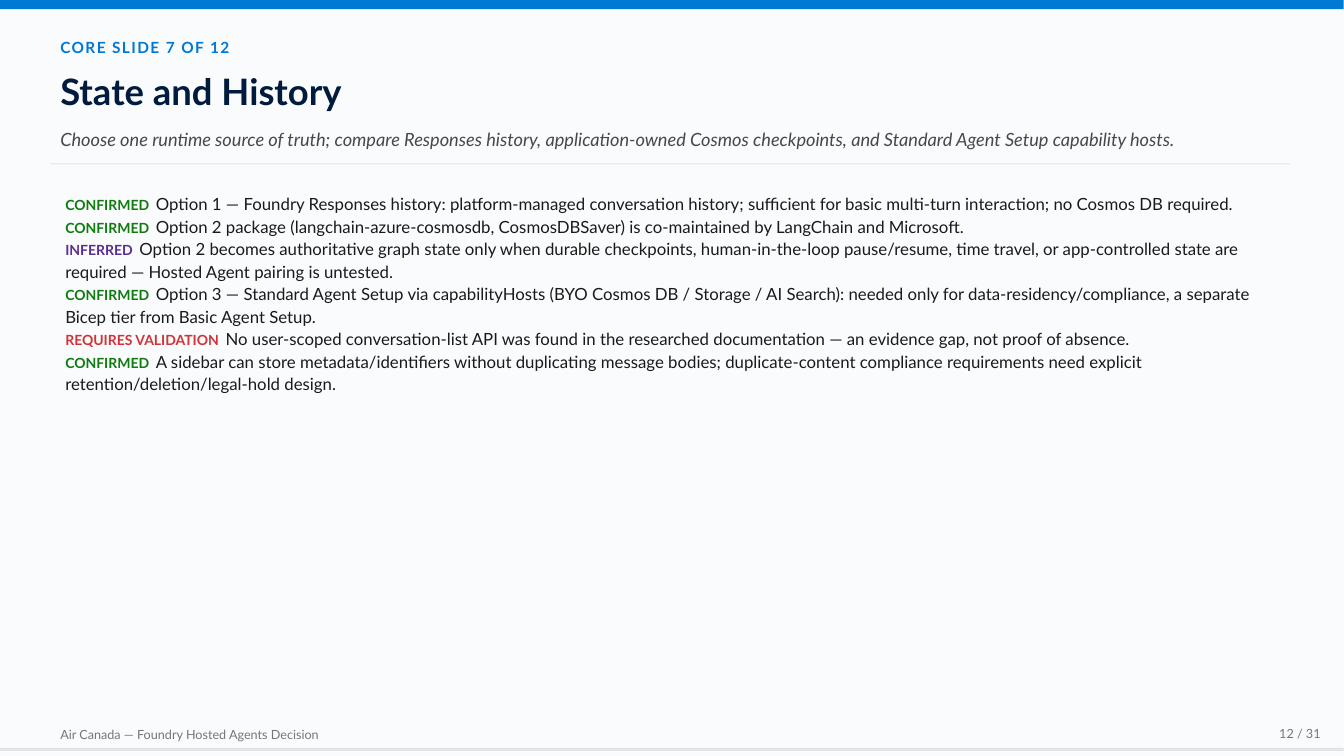
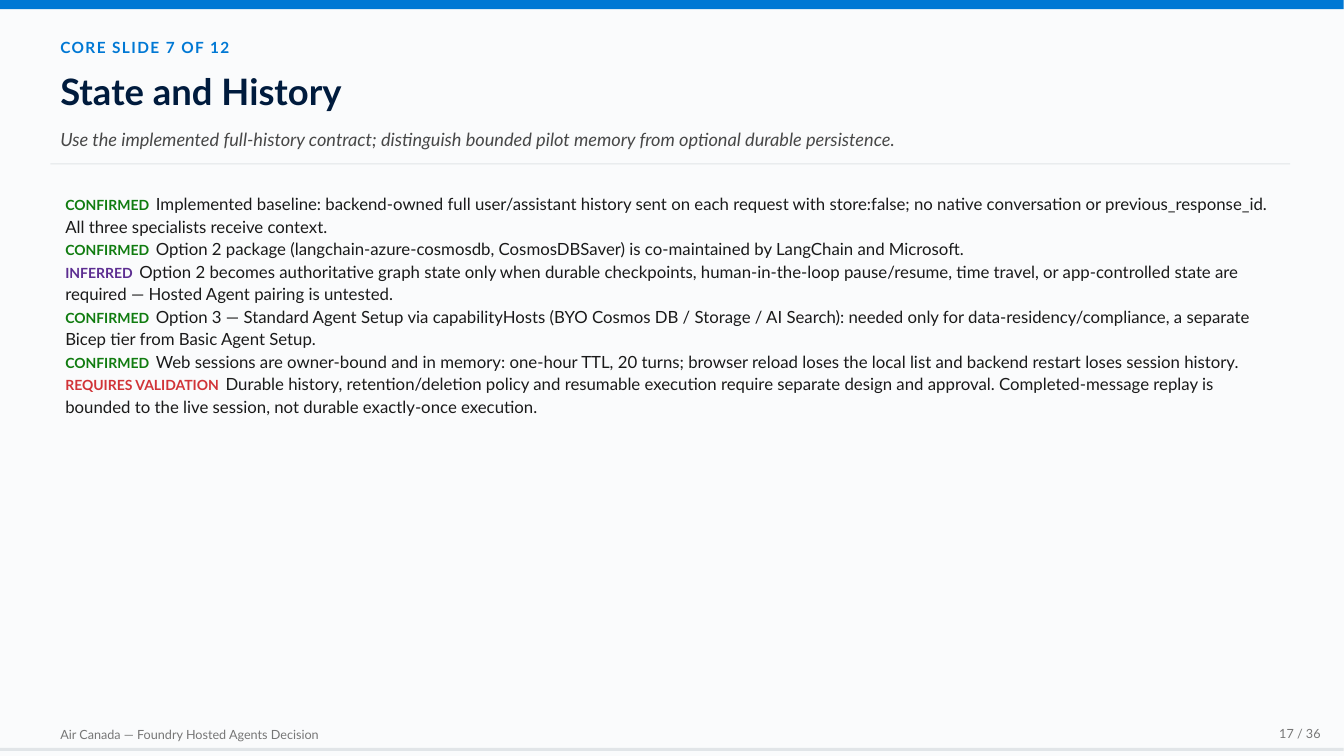
Before and after one commit to devopsabcs-engineering/foundry-hosted-agents, a slide deck: slide 17 of deliverables/air-canada-foundry-hosted-agents-decision.pptx (slide 12 before the commit). Drawn at 1344x756 pixels with LibreOffice and Linux fonts; fonts in the diff are those of the drawing. Boxes give left, top, right and bottom in pixels: in the first picture for what was removed or moved away, otherwise in the second. Text is boxed around its words. In the diff, an @@ line names an element or a change of style, - is before the commit and + after.

```diff
--- a/deliverables/air-canada-foundry-hosted-agents-decision.pptx
+++ b/deliverables/air-canada-foundry-hosted-agents-decision.pptx
@@ text at (x1=60, y1=132, x2=895, y2=150): text changed @@
-Choose one runtime source of truth; compare Responses history, application-owned Cosmos checkpoints, and Standard Agent Setup capability hosts.
+Use the implemented full-history contract; distinguish bounded pilot memory from optional durable persistence.
@@ text at (x1=65, y1=197, x2=1267, y2=236): text changed @@
-● CONFIRMED Option 1 — Foundry Responses history: platform-managed conversation history; sufficient for basic multi-turn interaction; no Cosmos DB required.
+● CONFIRMED Implemented baseline: backend-owned full user/assistant history sent on each request with store:false; no native conversation or previous_response_id. All three specialists receive context.
@@ text at (x1=65, y1=355, x2=1238, y2=416): text changed @@
-● REQUIRES VALIDATION No user-scoped conversation-list API was found in the researched documentation — an evidence gap, not proof of absence.
-● CONFIRMED A sidebar can store metadata/identifiers without duplicating message bodies; duplicate-content compliance requirements need explicit retention/deletion/legal-hold design.
+● CONFIRMED Web sessions are owner-bound and in memory: one-hour TTL, 20 turns; browser reload loses the local list and backend restart loses session history.
+● REQUIRES VALIDATION Durable history, retention/deletion policy and resumable execution require separate design and approval. Completed-message replay is bounded to the live session, not durable exactly-once execution.
@@ text at (x1=1279, y1=729, x2=1321, y2=738): text changed @@
-12 / 31
+17 / 36
```
Also in this commit, not shown: 30 other slides changed, 5 slides added, 13 other files.
